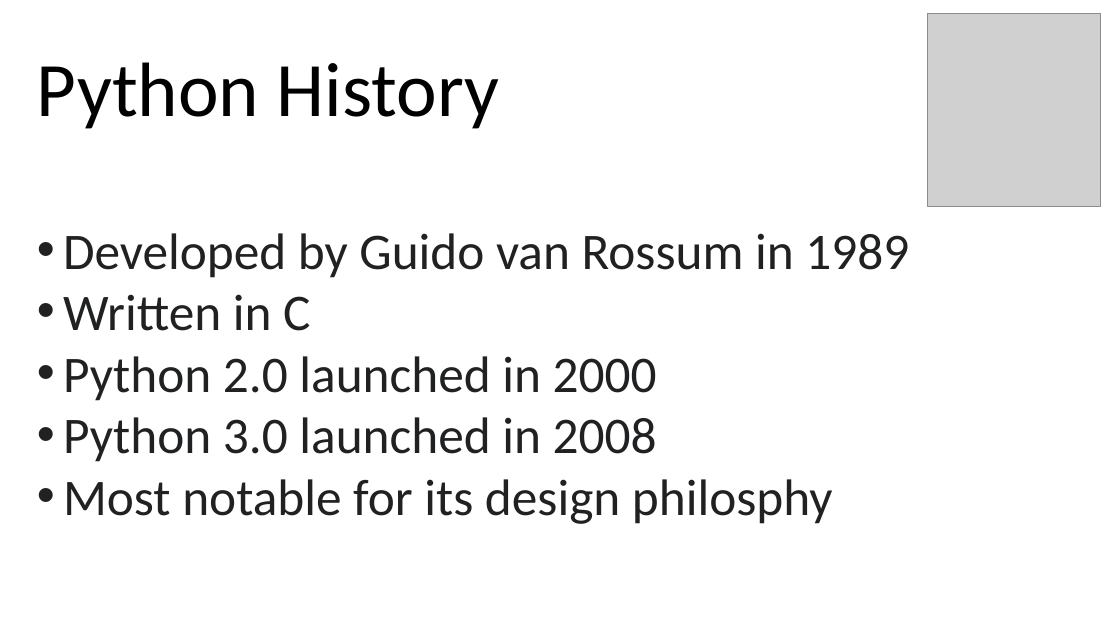
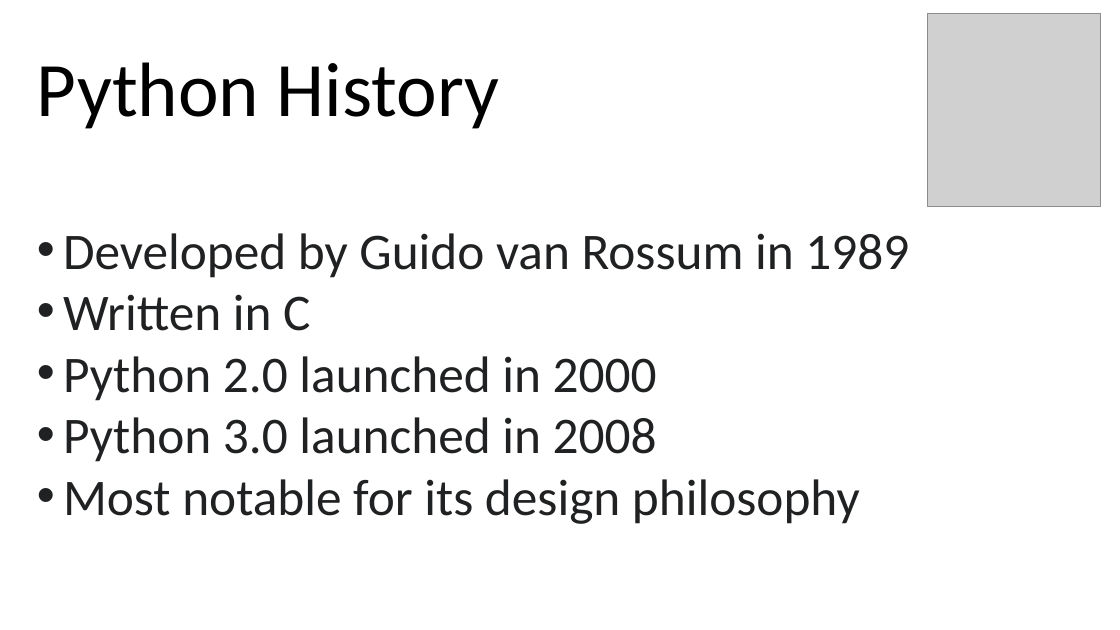
Before and after one commit to alexburn17/BIOL6100, a slide deck: slide 3 of python_bootcamp/ Python101.pptx (slide 4 before the commit). Drawn at 1120x630 pixels with LibreOffice and Linux fonts; fonts in the diff are those of the drawing; grey boxes stand for pictures. Boxes give left, top, right and bottom in pixels: in the first picture for what was removed or moved away, otherwise in the second. Text is boxed around its words. In the diff, an @@ line names an element or a change of style, - is before the commit and + after.

```diff
--- a/python_bootcamp/ Python101.pptx
+++ b/python_bootcamp/ Python101.pptx
@@ text at box(63, 479, 860, 524): text changed @@
-• Most notable for its design philosphy
+• Most notable for its design philosophy
```
Also in this commit, not shown: 2 other slides changed, 3 slides added, 2 slides removed, 8 other files.
